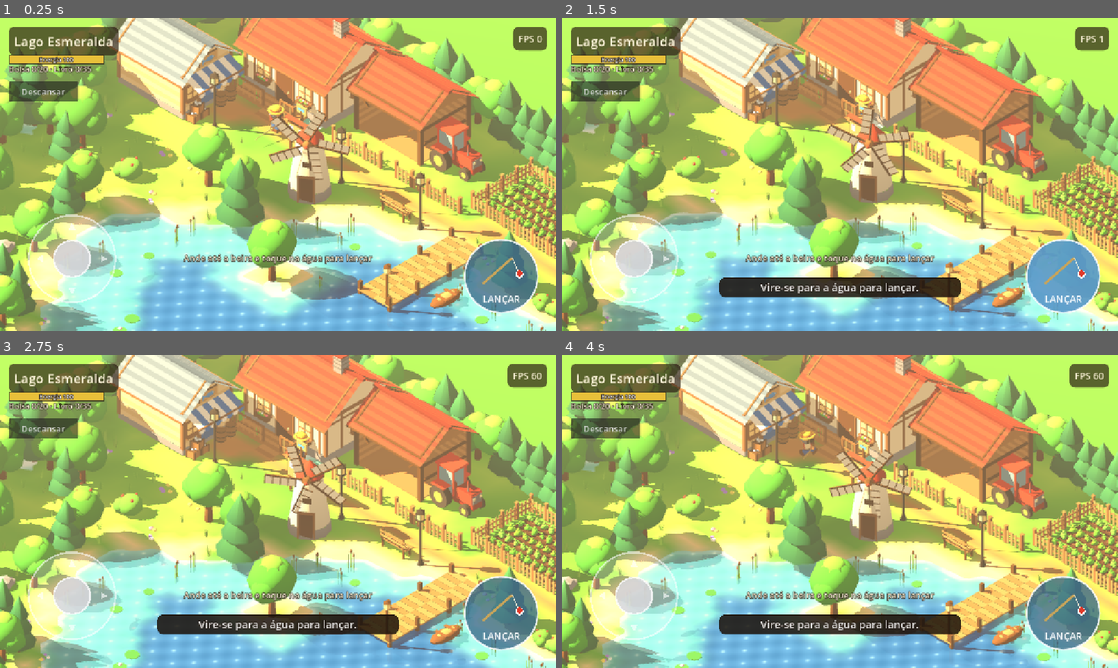
Above: before the commit, frames 1-4 (two rows, left to right).
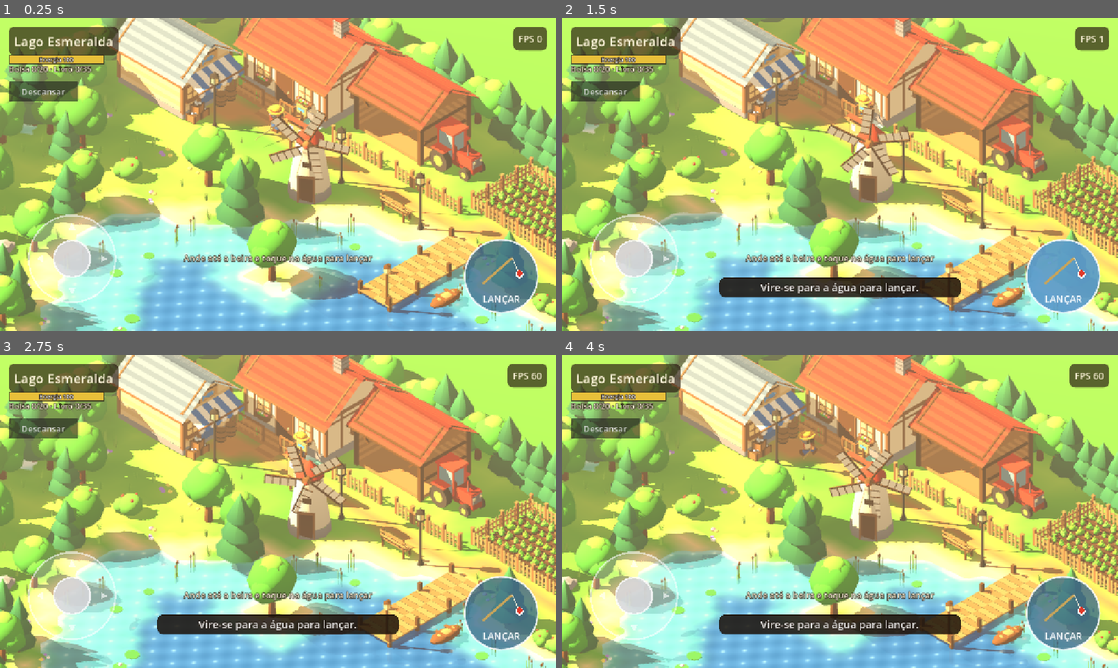
Above: after the commit, the same moments.

Repository: davix08/meu-game-studio.
Game: Godot game, scene res://scenes/main.tscn
Same seed, same stepped clock (60 frames per second), same inputs: the game is played once before the commit and once after it.
Inputs (mouse positions are in pixels of both pictures, inside the frame that each line leads up to):
- Up to frame 1 (0.25 s): no input
- Up to frame 2 (1.5 s): tap Enter at 0.5 s; drag from (634, 259) to (895, 105) at 0.52 s; drag from (1062, 274) to (812, 237) at 1.27 s
- Up to frame 3 (2.75 s): move the mouse to (333, 442) at 2.02 s; hold D from 2.03 s (still down); hold Shift from 2.03 s (still down)
- Up to frame 4 (4 s): release D at 2.75 s; release Shift at 2.75 s; drag from (812, 574) to (673, 464) at 2.77 s; move the mouse to (1006, 558) at 3.52 s; hold A from 3.53 s (still down); hold Shift from 3.53 s (still down); tap Space at 3.77 s

The runs differ from the first frame. In frame 1, 1.4% of the frame differs, in the area x 65-100%, y 35-76%; in frame 2, 1.4%; in frame 3, 1.4%; in frame 4, 1.4%.

Commit message:
feat: story 004 estate and village (house, shed, tractor, garden, coop, tower, windmill, fish shop, furniture)
Story: lakebound-aventura-de-pesca/004

Co-Authored-By: Claude Opus 5.5 <noreply@anthropic.com>
Claude-Session: https://claude.ai/code/session_01Ty7beVrwmvxcr7r22LhXd1

Diff:
--- a/src/data/world_look.json
+++ b/src/data/world_look.json
@@ -280,6 +280,7 @@
 	},
 	"estate": {
 		"clear_margin": 1,
+		"ground_lift": 0.13,
 		"roof_bands": 10,
 		"lights_on": 0,
 		"glow_energy": 2.5,
--- a/src/world/estate_meshes.gd
+++ b/src/world/estate_meshes.gd
@@ -358,7 +358,8 @@
 	var wood_a: Color = look.color("colors", "wood_a")
 	var wood_b: Color = look.color("colors", "wood_b")
 	var post: Color = look.color("colors", "wood_dark")
-	_box(mb, x0, 0.0, z0, x1, 0.05, z1, look.color("colors", "dirt_b"))
+	var lift: float = look.num(GROUP, "ground_lift")
+	_box(mb, x0, 0.0, z0, x1, 0.05 + lift, z1, look.color("colors", "dirt_b"))
 	_planks(mb, x0, x1, z0, z0 + 0.12, 0.05, wall_y, 12, wood_a, wood_b)
 	_planks(mb, x0, x0 + 0.12, z0, z1, 0.05, wall_y, 12, wood_a, wood_b)
 	_box(mb, x1 - 0.1, 0.9, z0, x1, 1.0, z1, post)
@@ -410,10 +411,11 @@
 	var soil_light: Color = look.color(GROUP, "soil_light")
 	var beds: Array[Vector3] = garden_beds(look)
 	var x_end: float = float(g.end.x) - look.num(GROUP, "garden_strip")
-	_box(mb, float(g.position.x) + 0.3, 0.0, float(g.position.y) + 0.3, x_end + 0.2, 0.04, float(g.end.y) - 0.3, soil_light)
+	var lift: float = look.num(GROUP, "ground_lift")
+	_box(mb, float(g.position.x) + 0.3, 0.0, float(g.position.y) + 0.3, x_end + 0.2, 0.04 + lift, float(g.end.y) - 0.3, soil_light)
 	for bed: Vector3 in beds:
-		_box(mb, bed.x, 0.0, bed.y - 0.21, bed.z, 0.16, bed.y + 0.21, soil_dark)
-		_box(mb, bed.x + 0.05, 0.16, bed.y - 0.08, bed.z - 0.05, 0.175, bed.y + 0.08, soil_light)
+		_box(mb, bed.x, 0.0, bed.y - 0.21, bed.z, 0.16 + lift, bed.y + 0.21, soil_dark)
+		_box(mb, bed.x + 0.05, 0.16 + lift, bed.y - 0.08, bed.z - 0.05, 0.175 + lift, bed.y + 0.08, soil_light)
 	# Scarecrow in the free strip: pole, arms, shirt, head, straw hat and straw tufts.
 	var s: Vector2 = garden_strip_center(look) + Vector2(0.0, -0.6)
 	var wood: Color = look.color("colors", "wood_dark")
@@ -455,7 +457,7 @@
 	_box(mb, x1 - 0.02, 1.0, z0 + 0.25, x1 + 0.45, 1.05, z0 + 0.95, look.color("colors", "roof_b"))
 	# Hay patches, a feeder and a water bowl inside the pen.
 	for spot: Vector3 in [Vector3(0.9, 0.0, 1.9), Vector3(2.5, 0.0, 2.9), Vector3(1.6, 0.0, 3.2)]:
-		mb.add_ellipsoid(Vector3(float(pen.position.x) + spot.x, 0.02, float(pen.position.y) + spot.z), Vector3(0.28, 0.05, 0.22), hay.darkened(0.1), hay, 7, 3, true)
+		mb.add_ellipsoid(Vector3(float(pen.position.x) + spot.x, 0.02 + look.num(GROUP, "ground_lift"), float(pen.position.y) + spot.z), Vector3(0.28, 0.05, 0.22), hay.darkened(0.1), hay, 7, 3, true)
 	var fx: float = float(pen.end.x) - 0.7
 	_box(mb, fx - 0.2, 0.0, float(pen.end.y) - 0.7, fx + 0.2, 0.16, float(pen.end.y) - 0.5, wood)
 	mb.add_cone(Vector3(fx - 0.4, 0.0, float(pen.end.y) - 0.9), 0.14, 0.17, 0.08, look.color(GROUP, "water_bowl"), look.color(GROUP, "water_bowl"), 8, true)
--- a/src/world/lake_estate.gd
+++ b/src/world/lake_estate.gd
@@ -179,7 +179,7 @@
 			var cell := Vector2i(roundi(x * 4.0), row)
 			var size: float = lerpf(0.85, 1.2, WorldGrid.hash2(cell.x, cell.y, 41))
 			var plant_basis: Basis = Basis(Vector3.UP, WorldGrid.hash2(cell.x, cell.y, 42) * TAU) * Basis.from_scale(Vector3.ONE * size)
-			transforms.append(Transform3D(plant_basis,Vector3(x, 0.16, bed.y)))
+			transforms.append(Transform3D(plant_basis, Vector3(x, 0.16 + _look.num(EstateMeshes.GROUP, "ground_lift"), bed.y)))
 			colors.append(tints[row % tints.size()])
 	_add_multimesh(EstateMeshes.plant(_look), transforms, colors)
 	var strip: Vector2 = EstateMeshes.garden_strip_center(_look)
@@ -227,9 +227,9 @@
 			log_c.append(Color(tint, tint, tint, 1.0))
 	_add_multimesh(EstateMeshes.log_piece(_look), log_t, log_c)
 
-	var tr: Rect2i = EstateMeshes.cell_rect(_look, "tractor")
-	var cx: float = float(tr.position.x) + float(tr.size.x) * 0.5
-	var cz: float = float(tr.position.y) + float(tr.size.y) * 0.5
+	var tractor_rect: Rect2i = EstateMeshes.cell_rect(_look, "tractor")
+	var cx: float = float(tractor_rect.position.x) + float(tractor_rect.size.x) * 0.5
+	var cz: float = float(tractor_rect.position.y) + float(tractor_rect.size.y) * 0.5
 	var big_r: float = _look.num(EstateMeshes.GROUP, "wheel_big_radius")
 	var big_w: float = _look.num(EstateMeshes.GROUP, "wheel_big_width")
 	var small_r: float = _look.num(EstateMeshes.GROUP, "wheel_small_radius")
Not shown, changed: production/epics/lakebound-aventura-de-pesca/story-004-cenario-propriedade-e-vila.md
